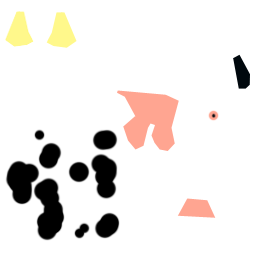
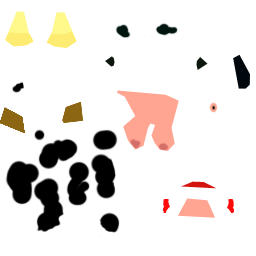
Layers edited between the first and the second (256, 256) image:
renamed "Layer 1" to "Layer 2", painted on it over (0, 23, 235, 241)
